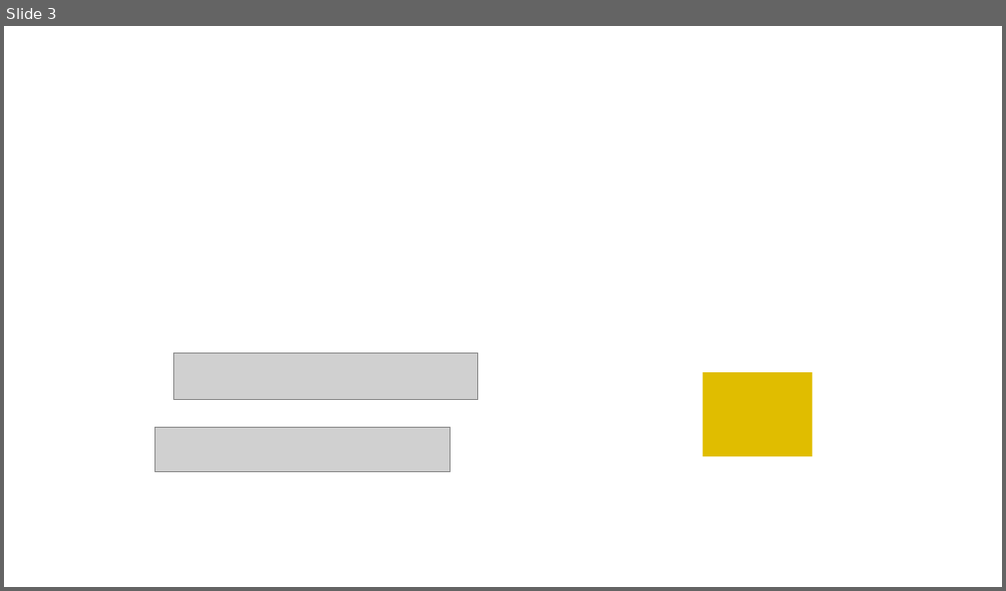
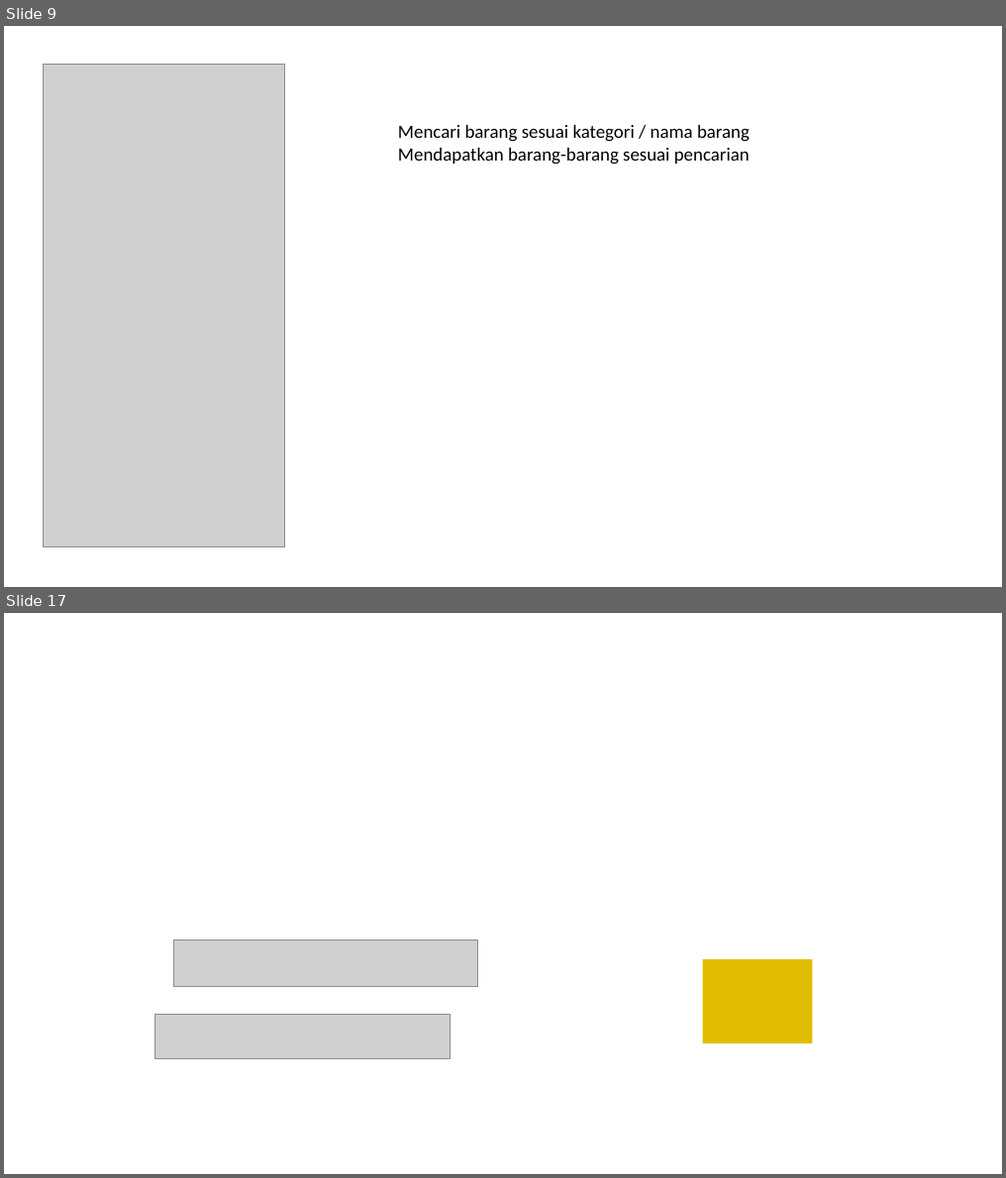
Before and after one commit to pierrekatuhe/WTB, a slide deck: New folder/Presentation.pptx. Shown one above the other, each under a label of ours: slide 3 before the commit, slides 9 and 17 after it; the slides between them are not shown. The pictures are 1006x591 and 1006x1178 pixels, drawn with LibreOffice and Linux fonts; fonts in the diff are those of the drawing; grey boxes stand for pictures. Boxes give left, top, right and bottom in pixels: in the first picture for what was removed or moved away, otherwise in the second. Text is boxed around its words. In the diff, an @@ line names an element or a change of style, - is before the commit and + after.

```diff
--- a/New folder/Presentation.pptx
+++ b/New folder/Presentation.pptx
@@ slide 9 added at box(4, 26, 1002, 587), background #FFFFFF @@
@@ picture added at box(44, 65, 285, 547) @@
@@ text added at box(398, 125, 749, 165), 18 pt, text #000000 @@
+Mencari barang sesuai kategori / nama barang
+Mendapatkan barang-barang sesuai pencarian
@@ what was slide 3 is now slide 17 @@
```
Also in this commit, not shown: 11 slides changed, 4 other slides added, 1 slide removed, 4 other files.
